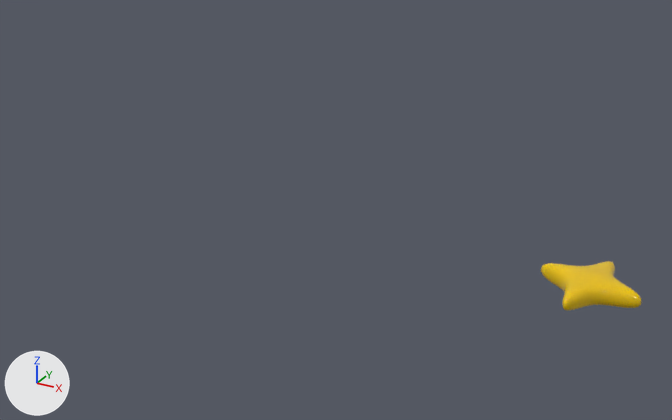
One commit to the FBX model Contrapunto/Assets/ART/Objetos/Gráfico1/ContraPunto3D/Estrellac.fbx: the scene before it, then after it.
Camera for both pictures: a camera (50 mm lens) standing at (15.23, -15.02, 10.25) and looking at (5.82, 2.1, 1.69). Arrows for +X, +Y and +Z are at lower left; the lights stay in place.
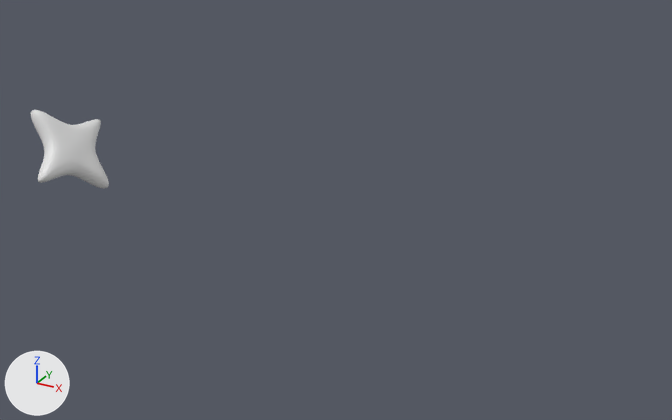
Location of each change, [x1, y1, x2, y2] in pixels of the pictures (672 x 420 px):
```json
{"object": "Plane.003", "change": "recoloured, moved, turned", "before": [541, 261, 641, 311], "after": [31, 110, 109, 189]}
```

Scene script edits in JSON lines:
```json
{"block": "me_mesh", "where": "me_mesh.from_pydata(...)  # 770 vertices, 768 faces; spans x -0.89..0.89, y -0.89..0.89, z -0.13..0.48"}
{"op": "remove", "block": "me_mesh", "code": "me_mesh.materials.append(mat_material_002)  # yellow #e7be00"}
{"op": "set", "path": "ob_plane_003.location", "old": "(11.24, 4.2, 0.0)", "new": "(-0.01, 0.02, 2.86)"}
{"op": "set", "path": "ob_plane_003.rotation_euler", "old": "(0.0175, 0.0148, 0.593)", "new": "(0.561, -2.282, -0.778)", "note": "degrees (1, 0.8, 34) -> degrees (32, -131, -45)"}
```
